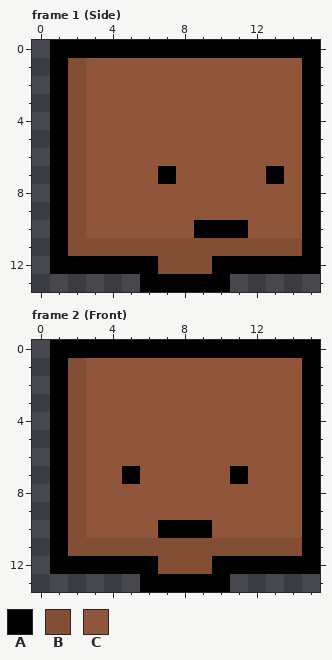
Two states of a pixel-art file, Art/Player/PlayerHead.aseprite. That is the earlier state.
16x14 pixels, 2 frames. Shown: frame 1 (Side), frame 2 (Front).
Palette (. is transparent): A #000000  B #824e35  C #8f563b
Pixels before, frame 1 (Side), first column x 1:
 0 AAAAAAAAAAAAAAA
 1 ABCCCCCCCCCCCCA
 2 ABCCCCCCCCCCCCA
 3 ABCCCCCCCCCCCCA
 4 ABCCCCCCCCCCCCA
 5 ABCCCCCCCCCCCCA
 6 ABCCCCCCCCCCCCA
 7 ABCCCCACCCCCACA
 8 ABCCCCCCCCCCCCA
 9 ABCCCCCCCCCCCCA
10 ABCCCCCCAAACCCA
11 ABBBBBBBBBBBBBA
12 AAAAAABBBAAAAAA
13 .....AAAAA.....
Pixels before, frame 2 (Front), first column x 1:
 0 AAAAAAAAAAAAAAA
 1 ABCCCCCCCCCCCCA
 2 ABCCCCCCCCCCCCA
 3 ABCCCCCCCCCCCCA
 4 ABCCCCCCCCCCCCA
 5 ABCCCCCCCCCCCCA
 6 ABCCCCCCCCCCCCA
 7 ABCCACCCCCACCCA
 8 ABCCCCCCCCCCCCA
 9 ABCCCCCCCCCCCCA
10 ABCCCCAAACCCCCA
11 ABBBBBBBBBBBBBA
12 AAAAAABBBAAAAAA
13 .....AAAAA.....
Now the later version:
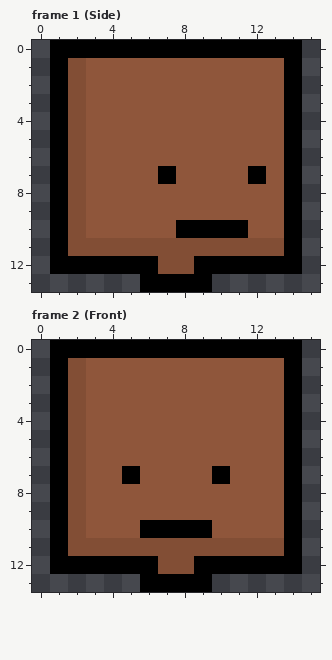
Edits made:
Frame 1 (Side):
Colour B becomes colour A in row 11 at x 14; in row 12 at x 9.
Colour C becomes colour A in rows 1 to 6 at x 14; in row 7 at x 12 and 14; in rows 8 to 9 at x 14; in row 10 at x 8 and 14.
Colour A becomes colour C in row 7 at x 13.
The edit erases colour A in rows 0 to 12 at x 15; in row 13 at x 10.
Frame 2 (Front):
Colour B becomes colour A in row 11 at x 14; in row 12 at x 9.
Colour C becomes colour A in rows 1 to 6 at x 14; in row 7 at x 10 and 14; in rows 8 to 9 at x 14; in row 10 at x 6 and 14.
Colour A becomes colour C in row 7 at x 11.
The edit erases colour A in rows 0 to 12 at x 15; in row 13 at x 10.
Changed places in both pictures, as pixel boxes (x1, y1, x2, y2):
changed: (176, 40, 320, 292)
changed: (140, 340, 320, 592)
